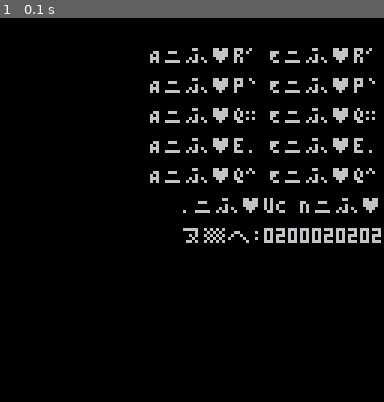
Above: before the commit, frame 1.
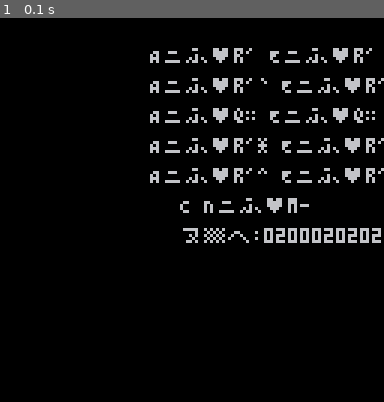
Above: after the commit, the same moment.

Repository: kamencesc/pico8-punctuation
Game: PICO-8 cartridge punct.p8
Two runs of this game, one before a commit and one after it. Both use one fixed random seed, a clock stepped at 60 frames per second and the inputs below.
Inputs:
- Up to frame 1 (0.1 s): no input

The runs differ from the first frame. In frame 1, 2.4% of the frame differs, in the area x 46-100%, y 15-51%.

Commit message:
Add files via upload
Comments has lost puny font characters.

Diff:
--- a/punct.p8
+++ b/punct.p8
@@ -11,13 +11,13 @@
 
 -- how it works
 -- ctrl+p and use puny font
--- a e i o u close accent
--- a` e` o` open accen
--- i# u# dieresis
--- a^ e^ i^ o^ u^ circumflex
--- a* e* i* o* u* anunaasika
--- n spanish n
--- c c-cedilla
+-- A E I O U close accent
+-- A` E` O` open accen
+-- I# U# dieresis
+-- A^ E^ I^ O^ U^ circumflex
+-- A* E* I* O* U* anunaasika
+-- N spanish n
+-- C c-cedilla
 -- !` inverted exclamation mark
 -- ?` inverted question mark
 function punct(txt)
@@ -29,22 +29,11 @@
   for i in all(split("A,E,I,O,U")) do
    if (l1==i) intab=true
   end
-  if l2=="`" then
-   ret..=l1.."ᵇp`"
-   n+=1
-  elseif l2=="#" then
+  if l2=="#" then
    if (l1=="?") ret..="⁶:0200030107000000³c"
    if (l1=="!") ret..="⁶:0200020202000000³c"
    if (intab)ret..=l1.."ᵇq"..chr(20)
    n+=1
-  elseif l2=="^" then
-   ret..=l1.."ᵇq^"
-   n+=1
-  elseif l2=="*" then
-   ret..=l1.."ᵇe."
-   n+=1
-  elseif l1=="C" then
-   ret..=".ᵇuC"
   elseif l1=="N" then
    ret..="Nᵇm-"
   elseif intab then
